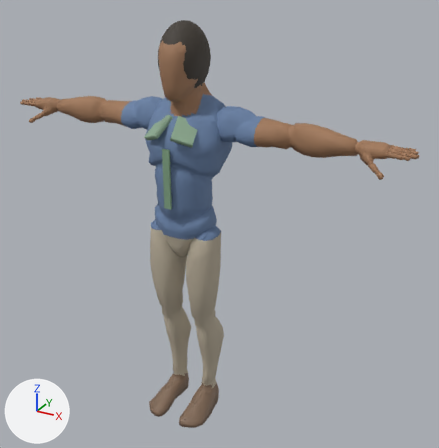
The glTF model godot/assets/models/char_hendra.glb as it was, and as the next commit left it.
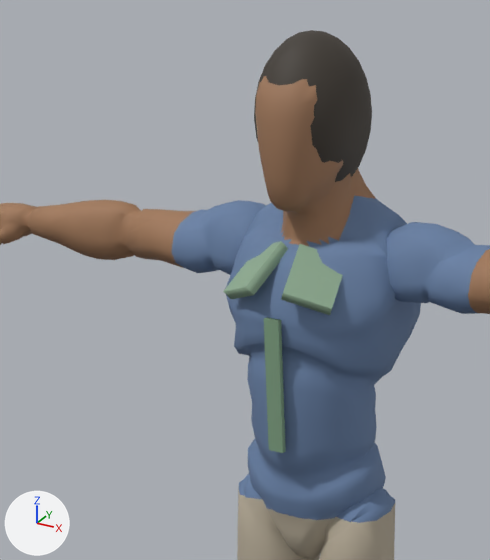
The first picture shows the older version from a camera (50 mm lens) standing at (1.35, -2.142, 2.091) and looking at (0.129, 0.078, 0.981). The close-ups show the older and then the newer version on the part from 10% to 60% of the width and 1% to 57% of the height of that picture. Only the edits that show in the close-ups are written down. Arrows for +X, +Y and +Z are at lower left; the lights stay in place. Vertices at exactly the same position are counted once.

Script lines for the objects in view, before the commit:
```python
ob_bapakhaircap = bpy.data.objects.new('BapakHairCap', me_sphere)
ob_bapakhaircap.location = (0.0, 0.0, 0.0)
ob_mannequin = bpy.data.objects.new('Mannequin', me_mannequin_001)
ob_mannequin.location = (0.0, 0.0, 0.0)
ob_shirtcollar_l = bpy.data.objects.new('ShirtCollar_L', me_cube_001)
ob_shirtcollar_l.location = (0.0, 0.0, 0.0)
ob_shirtcollar_r = bpy.data.objects.new('ShirtCollar_R', me_cube)
ob_shirtcollar_r.location = (0.0, 0.0, 0.0)
ob_shirtplacket = bpy.data.objects.new('ShirtPlacket', me_cube_002)
ob_shirtplacket.location = (0.0, 0.0, 0.0)
```
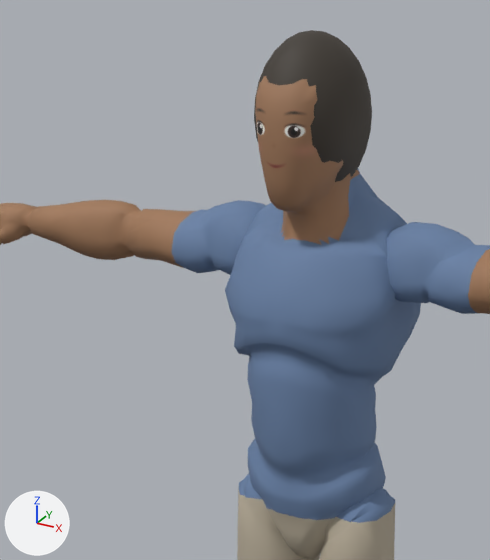
Pixel boxes [x1, y1, x2, y2] of what changed, in the close-ups (490 x 560 px):
'ShirtCollar_L', deleted
    before: [281, 244, 343, 315]
'ShirtPlacket', deleted
    before: [264, 317, 286, 453]
'ShirtCollar_R', deleted
    before: [223, 241, 288, 300]
part 1 of me_mannequin_001, surface changed
    both: [225, 106, 399, 492]
part 2 of me_mannequin_001, recoloured
    both: [290, 169, 375, 244]

Diff of the bpy script that builds the scene:
```diff
--- a/godot/assets/models/char_hendra.glb.py
+++ b/godot/assets/models/char_hendra.glb.py
@@ me_mannequin_001 @@
 me_mannequin_001.from_pydata(...)  # 7427 vertices, 14585 faces; spans x -0.97..0.97, y -0.21..0.17, z 0.0..1.83
 # used by ob_mannequin; location = (0.0, 0.0, 0.0)
+# me_mannequin_001 part 1: 14087 kept faces spanning x -0.97..0.97, y -0.21..0.17, z 0.0..1.83 get new texture (UV) coordinates
+# me_mannequin_001 part 2: 56 faces spanning x -0.09..0.1, y -0.05..0.16, z 1.48..1.63 switch from mat_skin (brown #a27959) to mat_shirt (blue #6981a6)
 me_mannequin_001.materials.append(mat_pants)
@@ ob_shirtcollar_l @@
-ob_shirtcollar_l = bpy.data.objects.new('ShirtCollar_L', me_cube_001)
-ob_shirtcollar_l.location = (0.0, 0.0, 0.0)
@@ ob_shirtcollar_r @@
-ob_shirtcollar_r = bpy.data.objects.new('ShirtCollar_R', me_cube)
-ob_shirtcollar_r.location = (0.0, 0.0, 0.0)
@@ ob_shirtplacket @@
-ob_shirtplacket = bpy.data.objects.new('ShirtPlacket', me_cube_002)
-ob_shirtplacket.location = (0.0, 0.0, 0.0)
```
